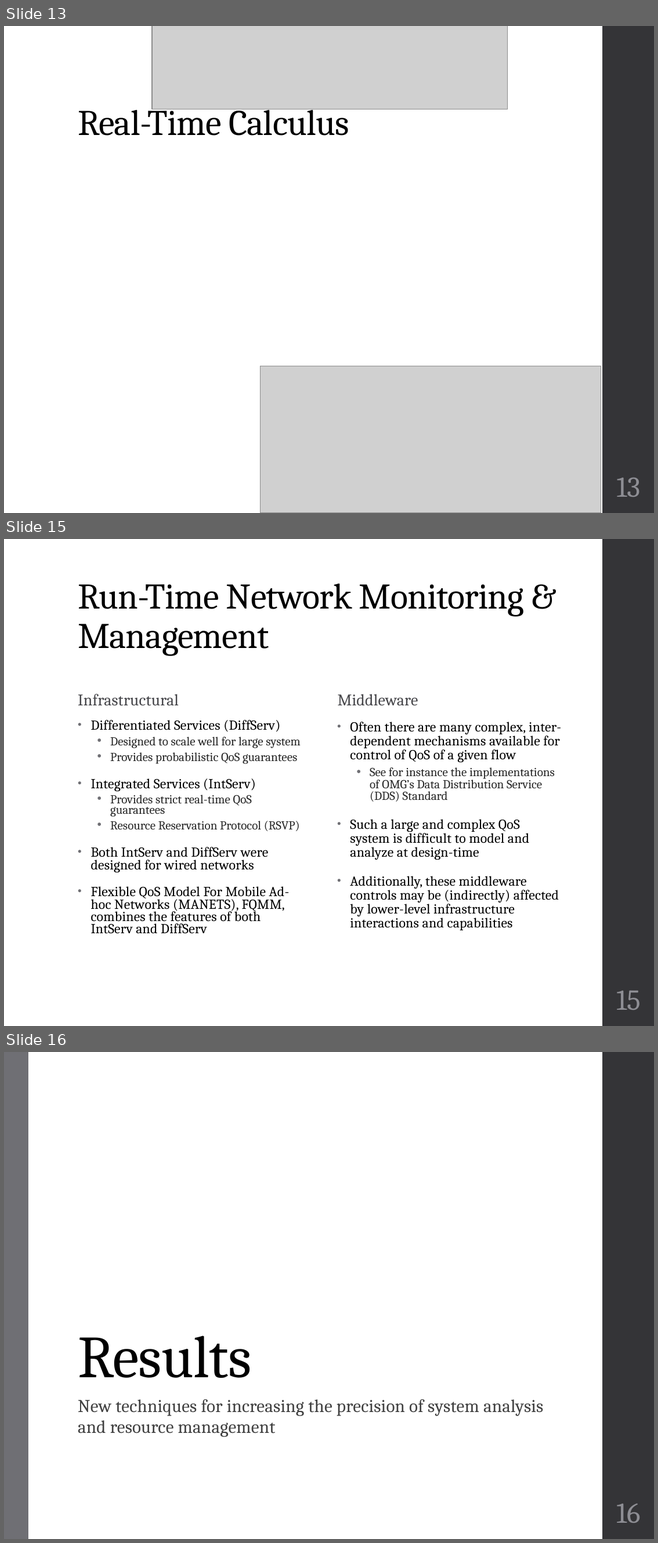
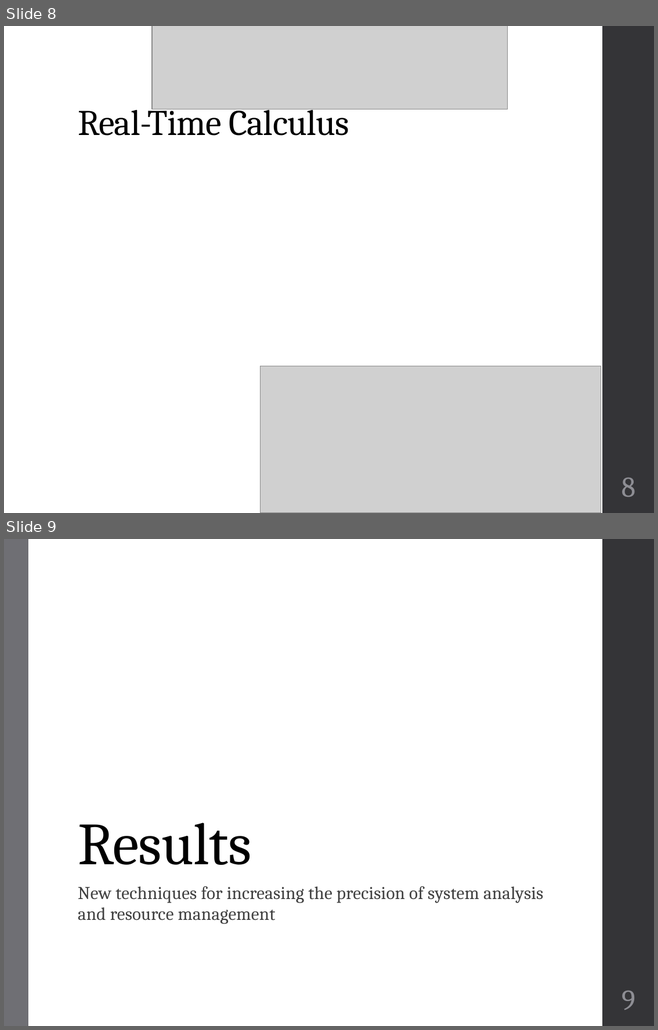
Before and after one commit to finger563/cbsat, a slide deck: thesis/Defense.pptx. Shown one above the other, each under a label of ours: slides 13, 15 and 16 before the commit, slides 8 and 9 after it; the slides between them are not shown. The pictures are 658x1543 and 658x1030 pixels, drawn with LibreOffice and Linux fonts; fonts in the diff are those of the drawing; grey boxes stand for pictures. Boxes give left, top, right and bottom in pixels: in the first picture for what was removed or moved away, otherwise in the second. Text is boxed around its words. In the diff, an @@ line names an element or a change of style, - is before the commit and + after.

```diff
--- a/thesis/Defense.pptx
+++ b/thesis/Defense.pptx
@@ slide 15 removed at (4, 539, 654, 1026), background #FFFFFF; not listed: 1 template element that a slide beside it also shows @@
@@ title removed at (78, 583, 524, 656) @@
-Run-Time Network Monitoring & Management
@@ text removed at (78, 694, 179, 706) @@
-Infrastructural
@@ text removed at (338, 694, 418, 705) @@
-Middleware
@@ text removed at (91, 720, 300, 934) @@
-• Differentiated Services (DiffServ)
-  • Designed to scale well for large system
-  • Provides probabilistic QoS guarantees
-• Integrated Services (IntServ)
-  • Provides strict real-time QoS guarantees
-  • Resource Reservation Protocol (RSVP)
-• Both IntServ and DiffServ were designed for wired networks
-• Flexible QoS Model For Mobile Ad-hoc Networks (MANETS), FQMM, combines the features of both IntServ and DiffServ
@@ text removed at (350, 768, 558, 931) @@
-• Often there are many complex, inter-dependent mechanisms available for control of QoS of a given flow
-  • See for instance the implementations of OMG’s Data Distribution Service (DDS) Standard
-• Such a large and complex QoS system is difficult to model and analyze at design-time
-• Additionally, these middleware controls may be (indirectly) affected by lower-level infrastructure interactions and capabilities
@@ page number removed at (616, 991, 640, 1010) @@
-15
@@ what was slide 13 is now slide 8 @@
@@ page number at (621, 478, 635, 497): text changed @@
-13
+8
@@ what was slide 16 is now slide 9 @@
@@ page number at (621, 991, 635, 1010): text changed @@
-16
+9
```
Also in this commit, not shown: 3 slides changed, 6 other slides removed.
